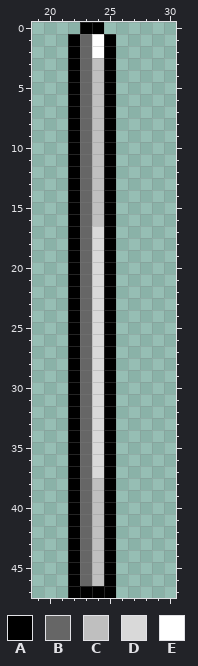
Two versions of one pixel-art file, Protótipos/Arquivos - Aseprite/Gameplay/porta.aseprite. Above, as it was before the edit.
48x48 pixels, 1 frame. Shown: x 19..30, y 0..47.
Palette (. is transparent): A #000000  B #666666  C #bfbfbf  D #d9d9d9  E #ffffff
Pixels before, first column x 22:
 0 .AA.
 1 ABEA
 2 ABEA
 3 ABCA
 4 ABCA
 5 ABCA
 6 ABCA
 7 ABCA
 8 ABCA
 9 ABCA
10 ABCA
11 ABCA
12 ABCA
13 ABCA
14 ABCA
15 ABCA
16 ABCA
17 ABDA
18 ABDA
19 ABDA
20 ABDA
21 ABDA
22 ABDA
23 ABDA
24 ABDA
25 ABDA
26 ABDA
27 ABDA
28 ABDA
29 ABDA
30 ABDA
31 ABDA
32 ABDA
33 ABDA
34 ABDA
35 ABDA
36 ABDA
37 ABDA
38 ABCA
39 ABCA
40 ABCA
41 ABCA
42 ABCA
43 ABCA
44 ABCA
45 ABCA
46 ABCA
47 AAAA
The same view after the edit:
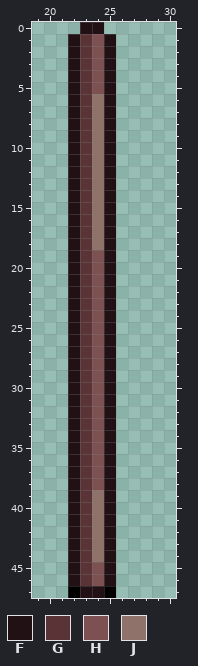
Colours new in this view: F #211014  G #5a3336  H #7d5151  J #8f726a
What changed:
Changed rows in their new state; - is an unchanged pixel.
first column x 22:
 0 -FF-
 1 FGHF
 2 FGHF
 3 FGHF
 4 FGHF
 5 FGHF
 6 FGJF
 7 FGJF
 8 FGJF
 9 FGJF
10 FGJF
11 FGJF
12 FGJF
13 FGJF
14 FGJF
15 FGJF
16 FGJF
17 FGJF
18 FGJF
19 FGHF
20 FGHF
21 FGHF
22 FGHF
23 FGHF
24 FGHF
25 FGHF
26 FGHF
27 FGHF
28 FGHF
29 FGHF
30 FGHF
31 FGHF
32 FGHF
33 FGHF
34 FGHF
35 FGHF
36 FGHF
37 FGHF
38 FGHF
39 FGJF
40 FGJF
41 FGJF
42 FGJF
43 FGJF
44 FGJF
45 FGHF
46 FGHF
47 -FF-
Boxes around the changes in both pictures, in picture pixels (x1, y1, x2, y2):
changed: (68, 22, 116, 598)
